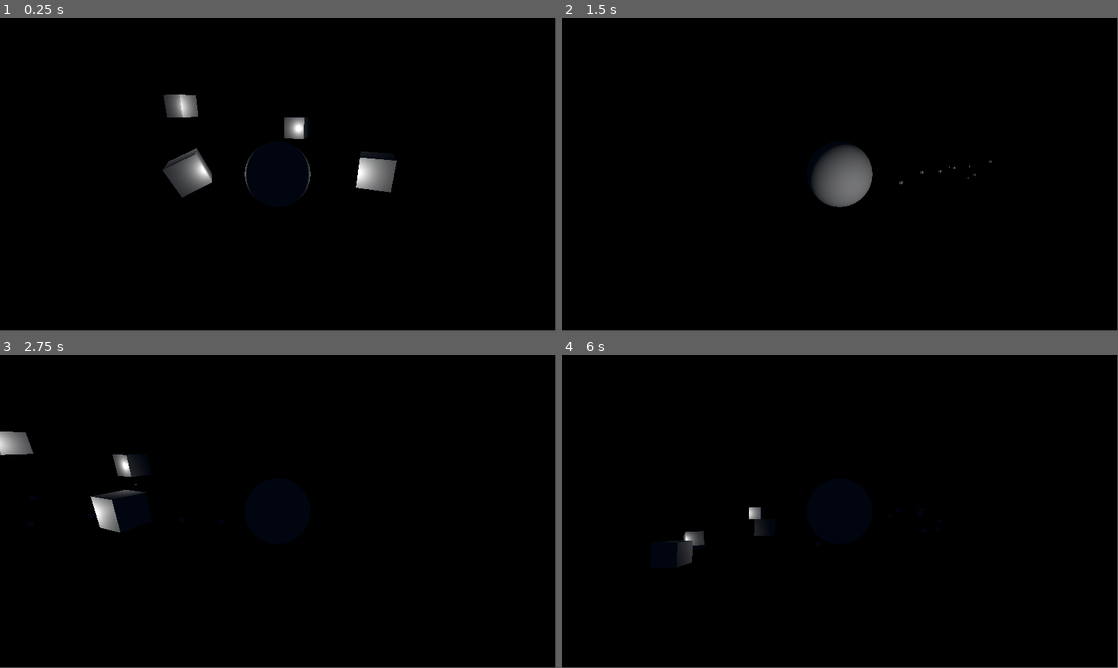
Above: before the commit, frames 1-4 (two rows, left to right).
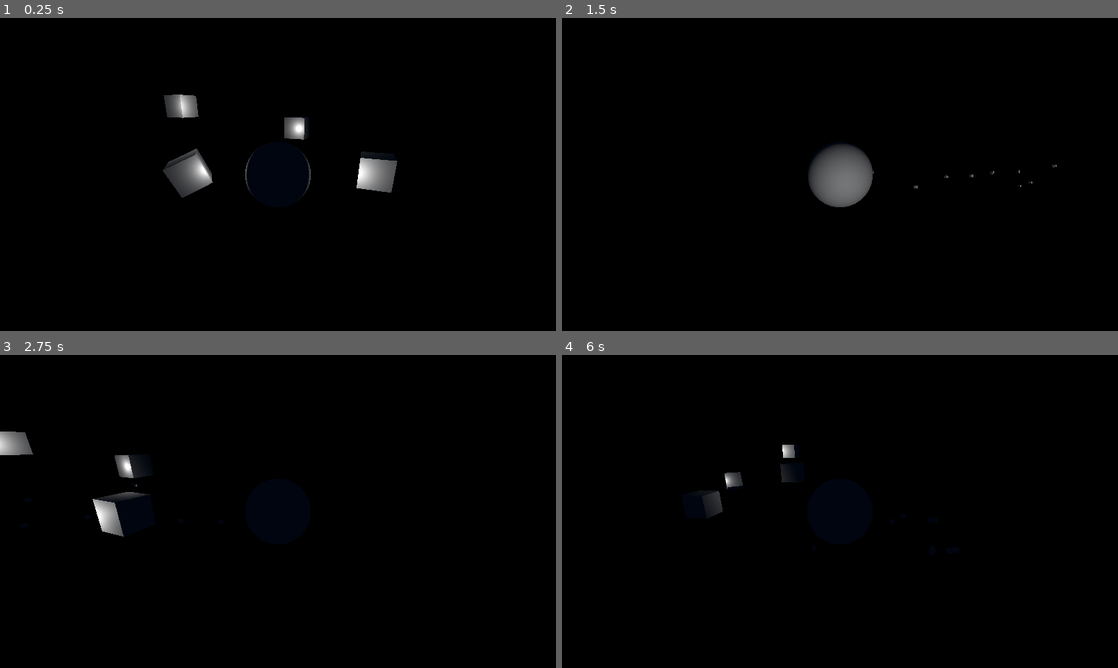
Above: after the commit, the same moments.

Repository: fresh4/Project-Astro
Game: Godot game, scene res://Levels/prototype_scene.tscn
Two runs of this game, one before a commit and one after it. Both use one fixed random seed, a clock stepped at 60 frames per second and the inputs below.
Inputs (mouse positions are in pixels of both pictures, inside the frame that each line leads up to):
- Up to frame 1 (0.25 s): no input
- Up to frame 2 (1.5 s): tap Enter at 0.5 s; move the mouse to (962, 158) at 0.52 s; hold D (Right) 0.53-1.28 s; hold Middle mouse button (Camera Snap) 0.53-1.28 s; move the mouse to (728, 190) at 1.27 s; hold S (Backward) from 1.28 s (still down); tap Middle mouse button (Camera Snap) at 1.35 s
- Up to frame 3 (2.75 s): move the mouse to (333, 442) at 2.02 s; release S (Backward) at 2.03 s; hold D (Right) from 2.03 s (still down); hold Middle mouse button (Camera Snap) from 2.03 s (still down)
- Up to frame 4 (6 s): move the mouse to (812, 574) at 2.77 s; release D (Right) at 2.78 s; release Middle mouse button (Camera Snap) at 2.78 s; hold W (Forward) 2.78-3.53 s; tap Middle mouse button (Camera Snap) at 2.85, 4.35, 5.85 s; move the mouse to (1006, 558) at 3.52 s; hold Middle mouse button (Camera Snap) 3.53-4.28 s; hold A (Left) 3.53-5.03 s; tap Space (Up) at 4.25, 5.75 s; move the mouse to (673, 464) at 4.27 s; tap Enter at 5 s; move the mouse to (867, 511) at 5.02 s; hold S (Backward) 5.03-5.78 s; hold Middle mouse button (Camera Snap) 5.03-5.78 s; move the mouse to (756, 433) at 5.77 s; hold D (Right) from 5.78 s (still down)
In our replay, the window is 799x449 before the commit and 800x450 after it. These sizes can differ from the game's own. Grey fills any space a smaller window leaves; there, only what the larger window draws over its background counts as a difference.

The runs differ from the first frame. In frame 1, 0.1% of the frame differs, in the area x 29-72%, y 24-59%; in frame 2, 0.3%; in frame 3, 0.4%; in frame 4, 1.0%, in the area x 20-42%, y 28-68%.

Commit message:
Controller support + refactoring

Diff:
--- a/Levels/camera_controller.gd
+++ /dev/null
@@ -1,30 +0,0 @@
-extends SpringArm3D
-
-var initial_camera_rotation: Vector3 = Vector3.ZERO
-var rot_x = 0
-var rot_y = 0
-var camera_anglev = 0
-var SENSITIVITY = 0.3
-
-func _ready() -> void:
-	initial_camera_rotation = rotation
-
-func _input(event: InputEvent) -> void:
-	# Handle 'camera snap' if button is clicked and released within the timeframe
-	if Input.is_action_just_pressed("Camera Snap"):
-		await get_tree().create_timer(0.2).timeout
-		if not Input.is_action_pressed("Camera Snap"):
-			var tween = get_tree().create_tween()
-			tween.tween_property(self, "rotation", initial_camera_rotation, 0.2)
-			camera_anglev = 0
-			return
-
-	# Handle camera movement
-	if Input.is_action_pressed("Camera Snap") and event is InputEventMouseMotion:
-		rotate_y(deg_to_rad(-event.relative.x * SENSITIVITY))
-		var changev = -event.relative.y * SENSITIVITY
-		if camera_anglev + changev > -50 and camera_anglev + changev < 50:
-			camera_anglev += changev
-			rotate_x(deg_to_rad(changev))
-
-		rotation.z = 0 # Lock rotation on the Z axis
--- a/Levels/prototype_scene.tscn
+++ b/Levels/prototype_scene.tscn
@@ -1,7 +1,7 @@
 [gd_scene load_steps=14 format=3 uid="uid://bnnt2wpah722y"]
 
 [ext_resource type="Script" path="res://Scripts/character_controller.gd" id="1_h24gp"]
-[ext_resource type="Script" path="res://Levels/camera_controller.gd" id="2_ut4c0"]
+[ext_resource type="Script" path="res://Scripts/camera_controller.gd" id="2_ut4c0"]
 
 [sub_resource type="ProceduralSkyMaterial" id="ProceduralSkyMaterial_8t2yq"]
 sky_horizon_color = Color(0.64625, 0.65575, 0.67075, 1)
--- /dev/null
+++ b/Scripts/camera_controller.gd
@@ -0,0 +1,42 @@
+extends SpringArm3D
+
+var initial_camera_rotation: Vector3 = Vector3.ZERO
+var rot_x = 0
+var rot_y = 0
+var camera_anglev = 0
+var SENSITIVITY = 0.3
+
+func _ready() -> void:
+	initial_camera_rotation = rotation
+
+func _input(event: InputEvent) -> void:
+	# Handle 'camera snap' if button is clicked and released within the timeframe
+	if Input.is_action_just_pressed("Camera Snap"):
+		await get_tree().create_timer(0.2).timeout
+		if not Input.is_action_pressed("Camera Snap"):
+			var tween = get_tree().create_tween()
+			tween.tween_property(self, "rotation", initial_camera_rotation, 0.2)
+			camera_anglev = 0
+			return
+
+	# Handle camera movement with mouse
+	if Input.is_action_pressed("Camera Snap") and event is InputEventMouseMotion:
+		rotate_camera(Vector2(event.relative.x, event.relative.y))
+	# TODO: Handle camera movement with controller
+	var input_dir := Input.get_vector("Camera Left", "Camera Right", "Camera Down", "Camera Up")
+	if input_dir:
+		Input.warp_mouse(Vector2(720,369))
+		rotate_camera(input_dir*1.25)
+	else:
+		Input.mouse_mode = Input.MOUSE_MODE_VISIBLE
+func rotate_camera(direction: Vector2) -> void:
+	# TODO: Simplify
+	if Input.mouse_mode == Input.MOUSE_MODE_VISIBLE:
+		Input.mouse_mode = Input.MOUSE_MODE_HIDDEN
+	rotate_y(deg_to_rad(-direction.x * SENSITIVITY))
+	var changev = -direction.y * SENSITIVITY
+	if camera_anglev + changev > -50 and camera_anglev + changev < 50:
+		camera_anglev += changev
+		rotate_x(deg_to_rad(changev))
+
+	rotation.z = 0 # Lock rotation on the Z axis
--- a/Scripts/character_controller.gd
+++ b/Scripts/character_controller.gd
@@ -19,6 +19,7 @@
 	# TODO: See about refactoring to eliminate conditionals
 	if direction:
 		var final_direction: Vector3 = Vector3.ZERO
+
 		if Input.is_action_pressed("Forward"):
 			final_direction += forward
 		elif Input.is_action_pressed("Backward"):
@@ -29,6 +30,7 @@
 			final_direction += -side
 		if Input.is_action_pressed("Up") or Input.is_action_pressed("Down"):
 			final_direction += up
+
 		apply_central_force(final_direction * SPEED)
 
 		particles.emitting = true
--- a/project.godot
+++ b/project.godot
@@ -15,6 +15,13 @@
 config/features=PackedStringArray("4.2", "Forward Plus")
 config/icon="res://icon.svg"
 
+[display]
+
+window/size/viewport_width=2560
+window/size/viewport_height=1440
+window/size/window_width_override=1280
+window/size/window_height_override=720
+
 [file_customization]
 
 folder_colors={
@@ -30,38 +37,65 @@
 "deadzone": 0.5,
 "events": [Object(InputEventKey,"resource_local_to_scene":false,"resource_name":"","device":-1,"window_id":0,"alt_pressed":false,"shift_pressed":false,"ctrl_pressed":false,"meta_pressed":false,"pressed":false,"keycode":0,"physical_keycode":87,"key_label":0,"unicode":119,"echo":false,"script":null)
 , Object(InputEventKey,"resource_local_to_scene":false,"resource_name":"","device":-1,"window_id":0,"alt_pressed":false,"shift_pressed":false,"ctrl_pressed":false,"meta_pressed":false,"pressed":false,"keycode":0,"physical_keycode":4194320,"key_label":0,"unicode":0,"echo":false,"script":null)
+, Object(InputEventJoypadMotion,"resource_local_to_scene":false,"resource_name":"","device":-1,"axis":1,"axis_value":-1.0,"script":null)
 ]
 }
 Backward={
 "deadzone": 0.5,
 "events": [Object(InputEventKey,"resource_local_to_scene":false,"resource_name":"","device":-1,"window_id":0,"alt_pressed":false,"shift_pressed":false,"ctrl_pressed":false,"meta_pressed":false,"pressed":false,"keycode":0,"physical_keycode":83,"key_label":0,"unicode":115,"echo":false,"script":null)
 , Object(InputEventKey,"resource_local_to_scene":false,"resource_name":"","device":-1,"window_id":0,"alt_pressed":false,"shift_pressed":false,"ctrl_pressed":false,"meta_pressed":false,"pressed":false,"keycode":0,"physical_keycode":4194322,"key_label":0,"unicode":0,"echo":false,"script":null)
+, Object(InputEventJoypadMotion,"resource_local_to_scene":false,"resource_name":"","device":-1,"axis":1,"axis_value":1.0,"script":null)
 ]
 }
 Right={
 "deadzone": 0.5,
 "events": [Object(InputEventKey,"resource_local_to_scene":false,"resource_name":"","device":-1,"window_id":0,"alt_pressed":false,"shift_pressed":false,"ctrl_pressed":false,"meta_pressed":false,"pressed":false,"keycode":0,"physical_keycode":68,"key_label":0,"unicode":100,"echo":false,"script":null)
 , Object(InputEventKey,"resource_local_to_scene":false,"resource_name":"","device":-1,"window_id":0,"alt_pressed":false,"shift_pressed":false,"ctrl_pressed":false,"meta_pressed":false,"pressed":false,"keycode":0,"physical_keycode":4194321,"key_label":0,"unicode":0,"echo":false,"script":null)
+, Object(InputEventJoypadMotion,"resource_local_to_scene":false,"resource_name":"","device":-1,"axis":0,"axis_value":1.0,"script":null)
 ]
 }
 Left={
 "deadzone": 0.5,
 "events": [Object(InputEventKey,"resource_local_to_scene":false,"resource_name":"","device":-1,"window_id":0,"alt_pressed":false,"shift_pressed":false,"ctrl_pressed":false,"meta_pressed":false,"pressed":false,"keycode":0,"physical_keycode":65,"key_label":0,"unicode":97,"echo":false,"script":null)
 , Object(InputEventKey,"resource_local_to_scene":false,"resource_name":"","device":-1,"window_id":0,"alt_pressed":false,"shift_pressed":false,"ctrl_pressed":false,"meta_pressed":false,"pressed":false,"keycode":0,"physical_keycode":4194319,"key_label":0,"unicode":0,"echo":false,"script":null)
+, Object(InputEventJoypadMotion,"resource_local_to_scene":false,"resource_name":"","device":-1,"axis":0,"axis_value":-1.0,"script":null)
 ]
 }
 Up={
 "deadzone": 0.5,
 "events": [Object(InputEventKey,"resource_local_to_scene":false,"resource_name":"","device":-1,"window_id":0,"alt_pressed":false,"shift_pressed":false,"ctrl_pressed":false,"meta_pressed":false,"pressed":false,"keycode":0,"physical_keycode":32,"key_label":0,"unicode":32,"echo":false,"script":null)
+, Object(InputEventJoypadButton,"resource_local_to_scene":false,"resource_name":"","device":-1,"button_index":9,"pressure":0.0,"pressed":false,"script":null)
 ]
 }
 Down={
 "deadzone": 0.5,
 "events": [Object(InputEventKey,"resource_local_to_scene":false,"resource_name":"","device":-1,"window_id":0,"alt_press …(182 unchanged characters)…
+, Object(InputEventJoypadMotion,"resource_local_to_scene":false,"resource_name":"","device":-1,"axis":4,"axis_value":1.0,"script":null)
 ]
 }
 "Camera Snap"={
 "deadzone": 0.5,
 "events": [Object(InputEventMouseButton,"resource_local_to_scene":false,"resource_name":"","device":-1,"window_id":0,"a …(258 unchanged characters)…
+, Object(InputEventJoypadButton,"resource_local_to_scene":false,"resource_name":"","device":-1,"button_index":8,"pressure":0.0,"pressed":false,"script":null)
 ]
 }
+"Camera Up"={
+"deadzone": 0.5,
+"events": [Object(InputEventJoypadMotion,"resource_local_to_scene":false,"resource_name":"","device":-1,"axis":3,"axis_value":-1.0,"script":null)
+]
+}
+"Camera Down"={
+"deadzone": 0.5,
+"events": [Object(InputEventJoypadMotion,"resource_local_to_scene":false,"resource_name":"","device":-1,"axis":3,"axis_value":1.0,"script":null)
+]
+}
+"Camera Left"={
+"deadzone": 0.5,
+"events": [Object(InputEventJoypadMotion,"resource_local_to_scene":false,"resource_name":"","device":-1,"axis":2,"axis_value":-1.0,"script":null)
+]
+}
+"Camera Right"={
+"deadzone": 0.5,
+"events": [Object(InputEventJoypadMotion,"resource_local_to_scene":false,"resource_name":"","device":-1,"axis":2,"axis_value":1.0,"script":null)
+]
+}
